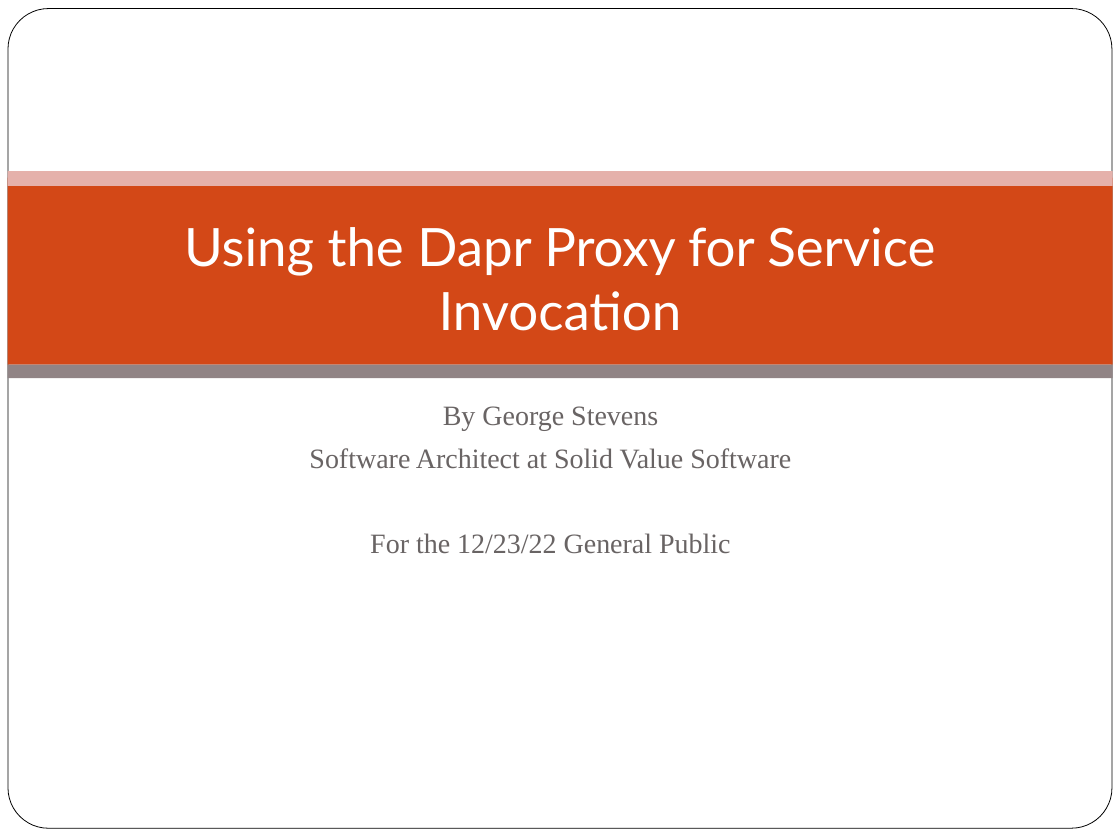
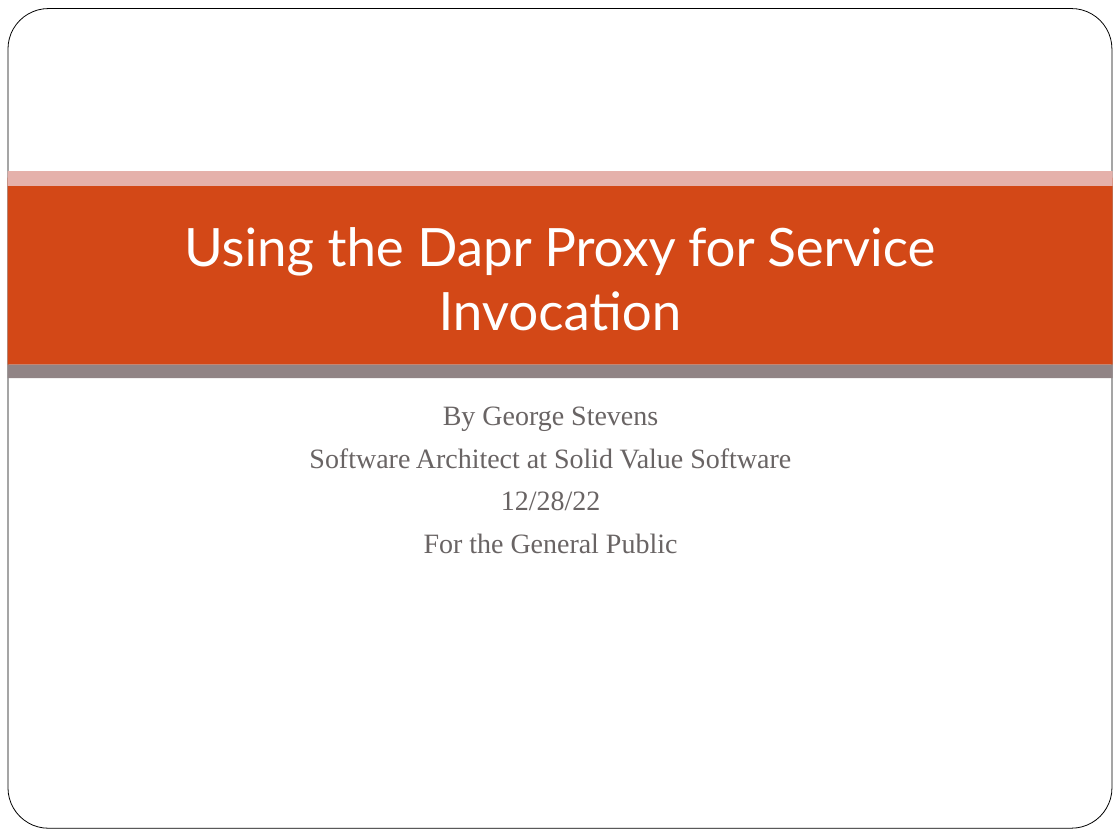
Before and after one commit to georgestevens99/DiscoverDapr, a slide deck: slide 1 of dapr-proxy-service-invocation/Using the Dapr Proxy for Service Invocation.pptx. Drawn at 1120x840 pixels with LibreOffice and Linux fonts; fonts in the diff are those of the drawing; background and template pictures are left out. Boxes give left, top, right and bottom in pixels: in the first picture for what was removed or moved away, otherwise in the second. Text is boxed around its words. In the diff, an @@ line names an element or a change of style, - is before the commit and + after.

```diff
--- a/dapr-proxy-service-invocation/Using the Dapr Proxy for Service Invocation.pptx
+++ b/dapr-proxy-service-invocation/Using the Dapr Proxy for Service Invocation.pptx
@@ subtitle at (424, 491, 677, 554): text changed @@
-For the 12/23/22 General Public
+12/28/22
+For the General Public
```
Also in this commit, not shown: 2 other slides changed, 4 slides added, 11 slides removed, 1 other file.
